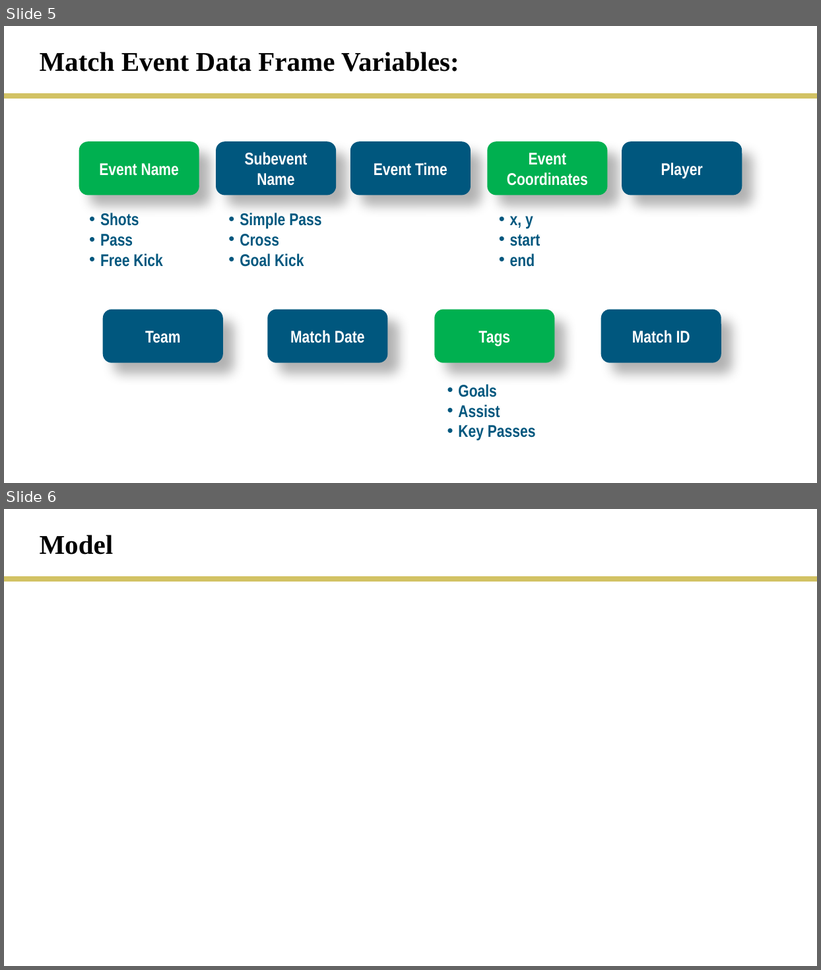
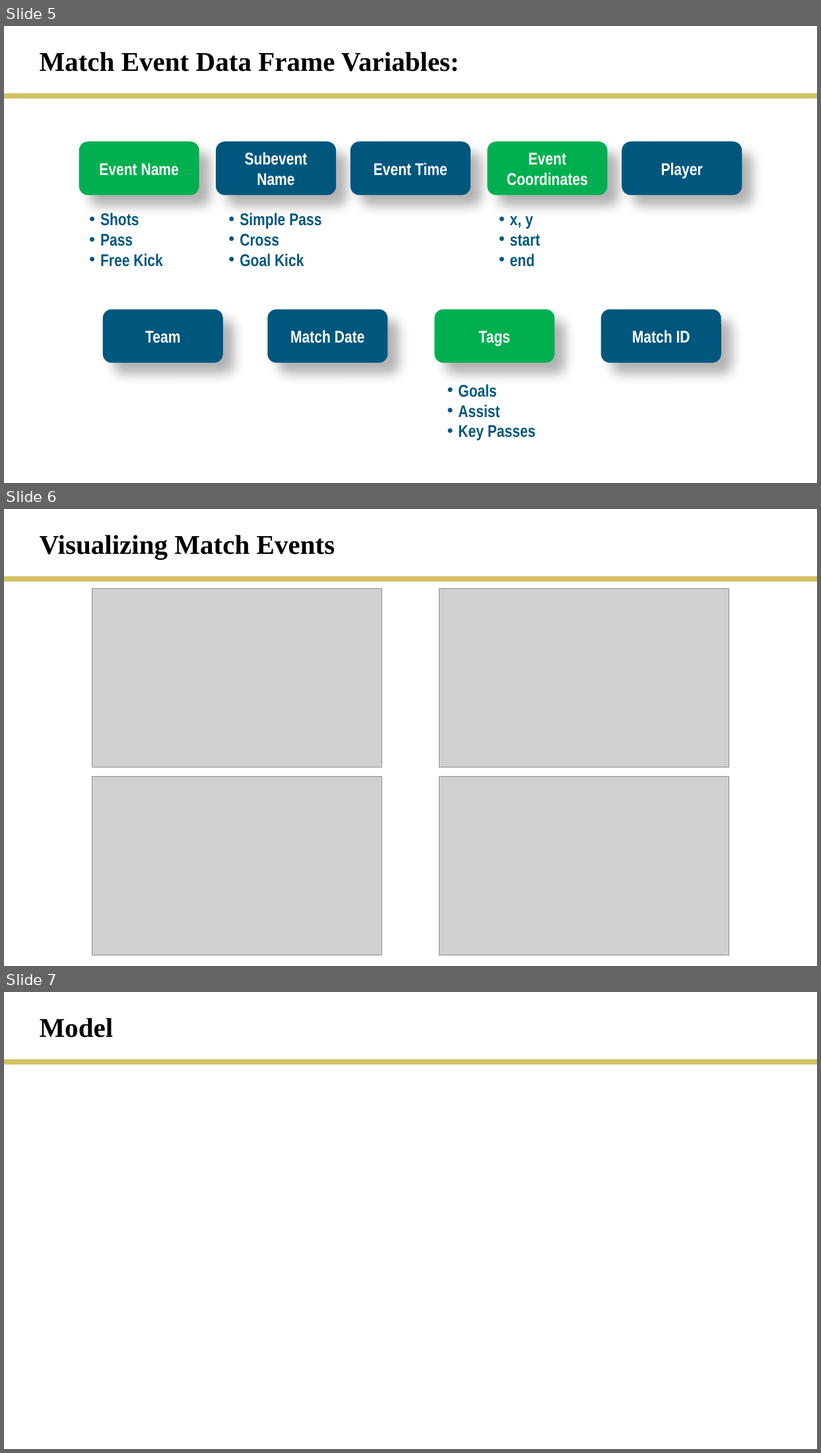
Before and after one commit to rmesina/T2_Codes-R-Us, a slide deck: final_project/T2_final_project.pptx. Shown one above the other, each under a label of ours: slides 5 and 6 before the commit, slides 5, 6 and 7 after it. The pictures are 821x970 and 821x1453 pixels, drawn with LibreOffice and Linux fonts; fonts in the diff are those of the drawing; grey boxes stand for pictures. Boxes give left, top, right and bottom in pixels: in the first picture for what was removed or moved away, otherwise in the second. Text is boxed around its words. In the diff, an @@ line names an element or a change of style, - is before the commit and + after.

Commit message:
presentation outline

```diff
--- a/final_project/T2_final_project.pptx
+++ b/final_project/T2_final_project.pptx
@@ slide 6 added at (x1=4, y1=509, x2=817, y2=966), background #FFFFFF @@
@@ text added at (x1=40, y1=535, x2=335, y2=559), 32 pt, text #000000, bold @@
+Visualizing Match Events
@@ line added from (4, 579) to (817, 579), #D2C264 6 pt @@
@@ picture added at (x1=92, y1=588, x2=382, y2=767) @@
@@ picture added at (x1=440, y1=588, x2=729, y2=767) @@
@@ picture added at (x1=92, y1=777, x2=382, y2=956) @@
@@ picture added at (x1=440, y1=777, x2=729, y2=956) @@
@@ what was slide 6 is now slide 7 @@
```
